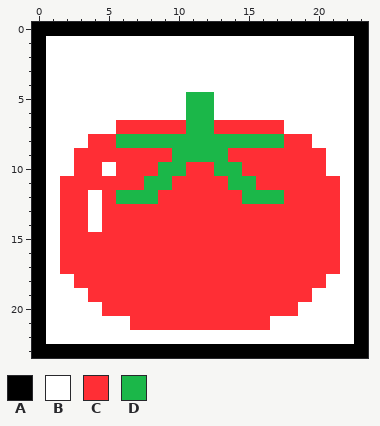
Pixel-art sprite: img/tomato_48.png. That is the earlier state.
The file is 48x48 pixels, drawn in blocks of 2x2; one block is one cell here.
Palette (. is transparent): A #000000  B #ffffff  C #ff2e35  D #1bb749
Pixels before, first column x 0:
 0 AAAAAAAAAAAAAAAAAAAAAAAA
 1 ABBBBBBBBBBBBBBBBBBBBBBA
 2 ABBBBBBBBBBBBBBBBBBBBBBA
 3 ABBBBBBBBBBBBBBBBBBBBBBA
 4 ABBBBBBBBBBBBBBBBBBBBBBA
 5 ABBBBBBBBBBDDBBBBBBBBBBA
 6 ABBBBBBBBBBDDBBBBBBBBBBA
 7 ABBBBBCCCCCDDCCCCCBBBBBA
 8 ABBBCCDDDDDDDDDDDDCCBBBA
 9 ABBCCCCCCCDDDDCCCCCCCBBA
10 ABBCCBCCCDDCCDDCCCCCCBBA
11 ABCCCCCCDDCCCCDDCCCCCCBA
12 ABCCBCDDDCCCCCCDDDCCCCBA
13 ABCCBCCCCCCCCCCCCCCCCCBA
14 ABCCBCCCCCCCCCCCCCCCCCBA
15 ABCCCCCCCCCCCCCCCCCCCCBA
16 ABCCCCCCCCCCCCCCCCCCCCBA
17 ABCCCCCCCCCCCCCCCCCCCCBA
18 ABBCCCCCCCCCCCCCCCCCCBBA
19 ABBBCCCCCCCCCCCCCCCCBBBA
20 ABBBBCCCCCCCCCCCCCCBBBBA
21 ABBBBBBCCCCCCCCCCBBBBBBA
22 ABBBBBBBBBBBBBBBBBBBBBBA
23 AAAAAAAAAAAAAAAAAAAAAAAA
Now the later version:
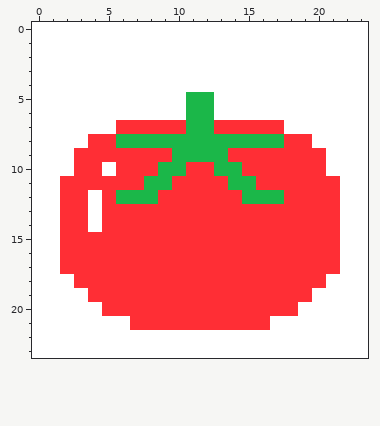
The edit:
Colour B replaces colour A in row 0 at x 0 to 23; in rows 1 to 22 at x 0 and 23; in row 23 at x 0 to 23.
Where, in picture pixels (left, top, right, bottom), the same in both pictures:
changed: (32, 22, 368, 358)
